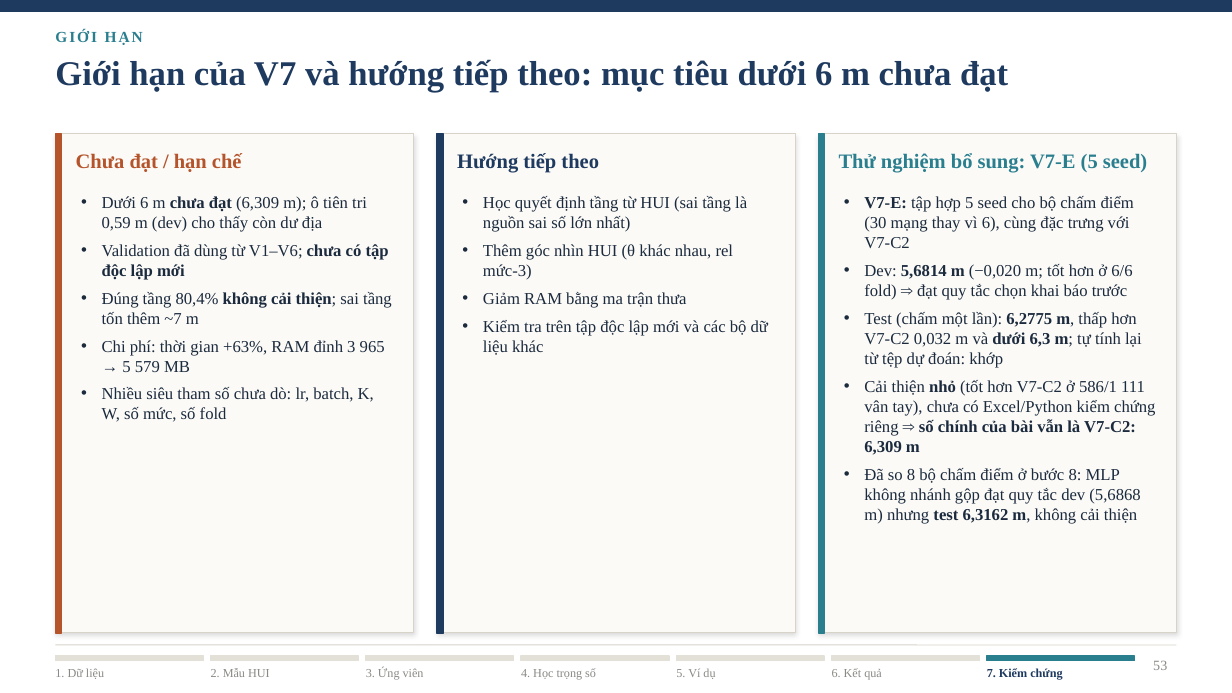
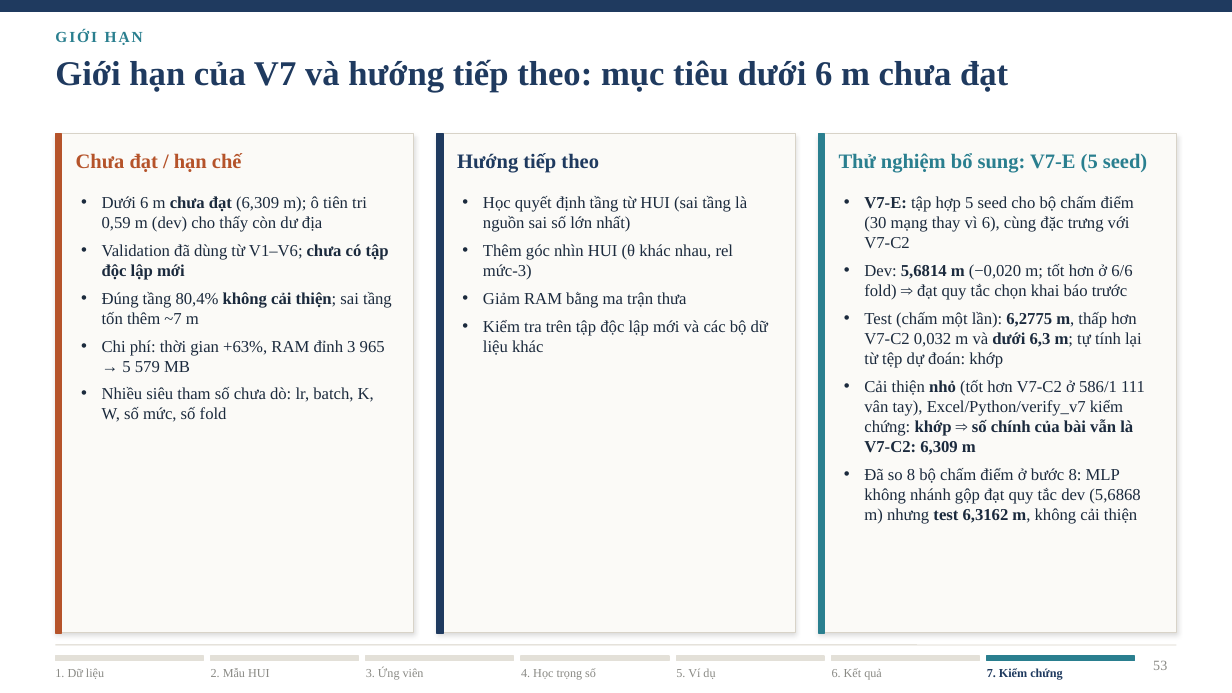
Before and after one commit to ThaiTaka/HUIM-IPS-, a slide deck: slide 53 of BAOCAO/Slide_HUIM_IPS_V7_day_du.pptx. Drawn at 1232x693 pixels with LibreOffice and Linux fonts; fonts in the diff are those of the drawing. Boxes give left, top, right and bottom in pixels: in the first picture for what was removed or moved away, otherwise in the second. Text is boxed around its words. In the diff, an @@ line names an element or a change of style, - is before the commit and + after.

```diff
--- a/BAOCAO/Slide_HUIM_IPS_V7_day_du.pptx
+++ b/BAOCAO/Slide_HUIM_IPS_V7_day_du.pptx
@@ text at <box>864,380,1145,455</box>: text changed @@
-• Cải thiện nhỏ (tốt hơn V7-C2 ở 586/1 111 vân tay), chưa có Excel/Python kiểm chứng riêng ⇒ số chính của bài vẫn là V7-C2: 6,309 m
+• Cải thiện nhỏ (tốt hơn V7-C2 ở 586/1 111 vân tay), Excel/Python/verify_v7 kiểm chứng: khớp ⇒ số chính của bài vẫn là V7-C2: 6,309 m
```
Also in this commit, not shown: 1 other slide changed, 3 other files.
